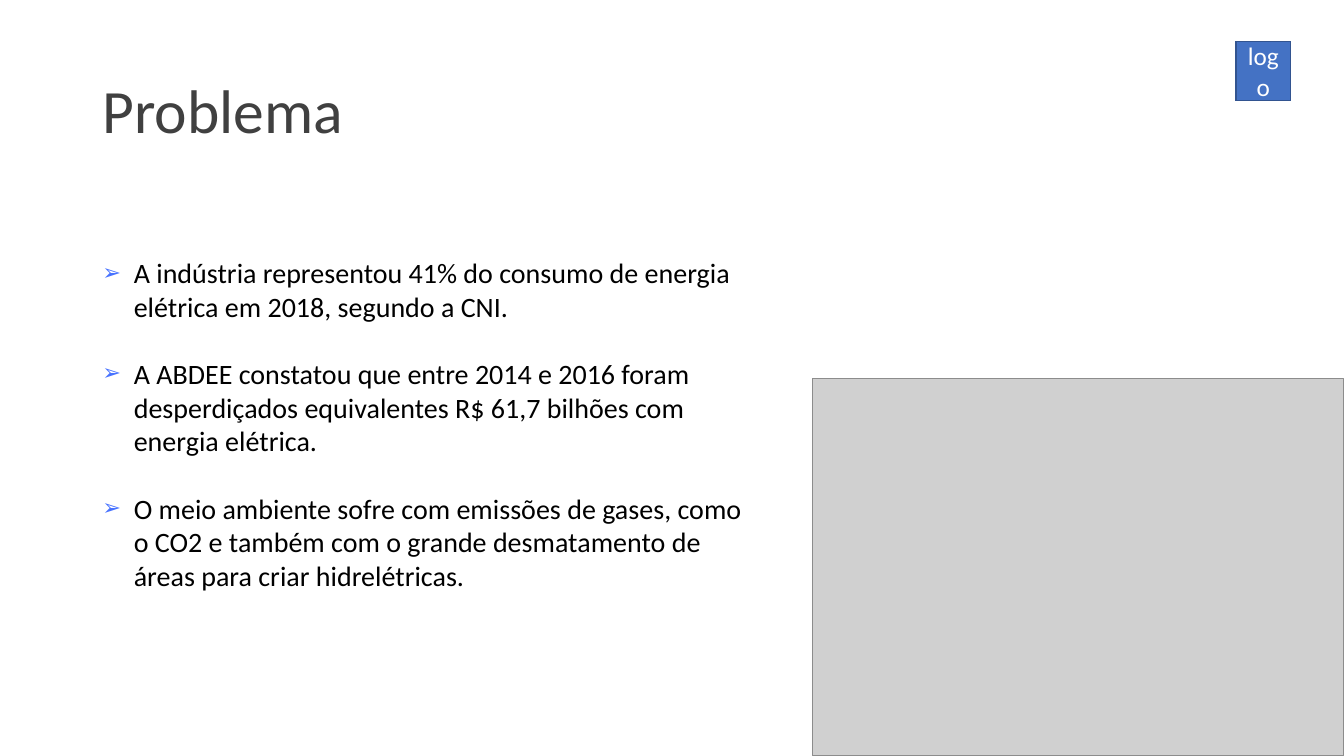
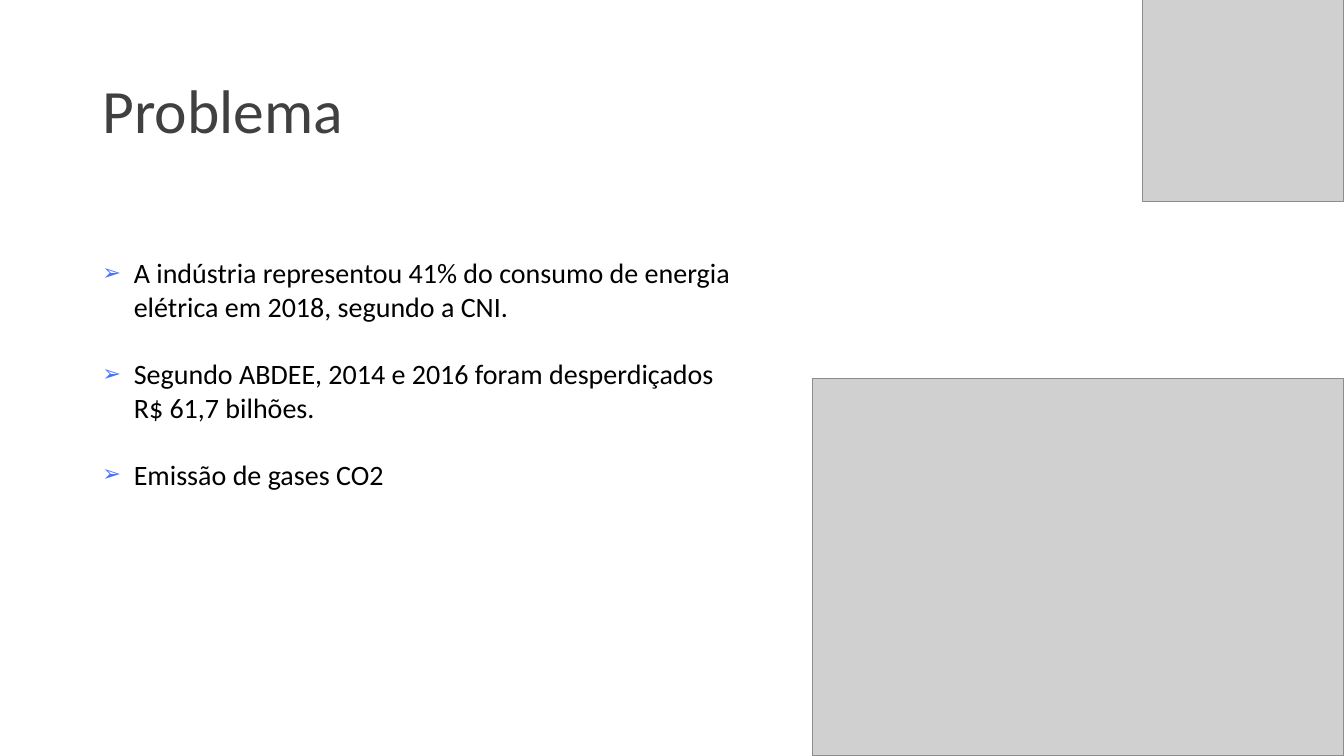
Before and after one commit to EltinhooZ/Projeto-Sprint-2, a slide deck: slide 5 of Projeto1luminosidade.pptx. Drawn at 1344x756 pixels with LibreOffice and Linux fonts; fonts in the diff are those of the drawing; grey boxes stand for pictures. Boxes give left, top, right and bottom in pixels: in the first picture for what was removed or moved away, otherwise in the second. Text is boxed around its words. In the diff, an @@ line names an element or a change of style, - is before the commit and + after.

```diff
--- a/Projeto1luminosidade.pptx
+++ b/Projeto1luminosidade.pptx
@@ picture added at (1142,0,1344,202) @@
@@ rectangle removed at (1236,41,1291,101) @@
-logo
@@ text at (134,364,713,490): text changed @@
-➢ A ABDEE constatou que entre 2014 e 2016 foram desperdiçados equivalentes R$ 61,7 bilhões com energia elétrica.
-➢ O meio ambiente sofre com emissões de gases, como o CO2 e também com o grande desmatamento de áreas para criar hidrelétricas.
+➢ Segundo ABDEE, 2014 e 2016 foram desperdiçados R$ 61,7 bilhões.
+➢ Emissão de gases CO2
```
Also in this commit, not shown: 6 other slides changed, 7 slides added, 6 slides removed, 11 other files.
